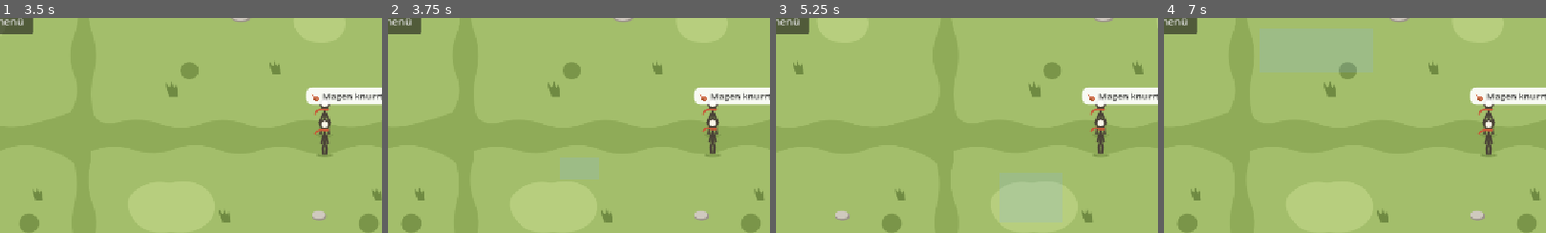
Above: before the commit, frames 1-4 (left to right).
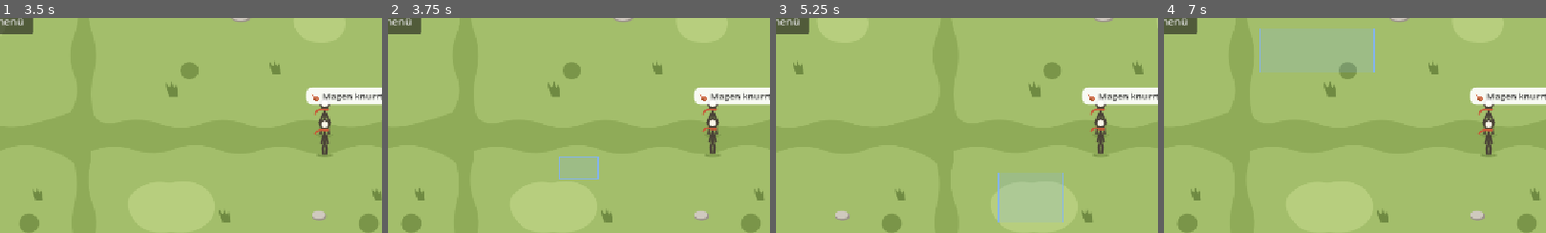
Above: after the commit, the same moments.

Repository: vannon091118/snip-warfare
Game: Godot game, scene res://ui/scenes/hauptmenue.tscn
Same seed, same stepped clock (60 frames per second), same inputs: the game is played once before the commit and once after it.
Inputs (mouse positions are % of the whole screen's width and height, from its top left):
- Up to frame 1 (3.5 s): click "Start" at 0.5 s; click "Hauptmenü" at 1.25 s; click "Start" at 2 s; tap Enter at 2.75 s; move the mouse to (72, 45) at 2.77 s; hold Right (ui_right) from 2.78 s (still down); tap V at 2.85 s; click (72, 45) at 2.92 s
- Up to frame 2 (3.75 s): release Right (ui_right) at 3.5 s; drag from (30, 55) to (45, 70) at 3.52 s
- Up to frame 3 (5.25 s): move the mouse to (60, 28) at 4.27 s; hold Right (ui_right) 4.28-5 s; tap 1 at 4.35 s; drag from (45, 70) to (20, 35) at 5.02 s
- Up to frame 4 (7 s): move the mouse to (80, 65) at 5.77 s; hold Left (ui_left) 5.78-6.5 s; tap V at 5.85 s; drag from (20, 35) to (35, 25) at 6.52 s
The pictures show only the part of the screen within x 8-58%, y 22-72%; the shares and areas given below are measured in that part.

Frame 1 is identical in both runs. In frame 2, 0.2% of the frame differs, in the area x 44-56%, y 64-76%; in frame 3, 0.2%, in the area x 58-76%, y 72-96%; in frame 4, 0.2%.

Commit message:
1. Ihr habt mir einen Engine-Vorschlag zur Auswahl-Logik auf den Tisch gelegt und verlangt Anpassung statt Blindübernahme, also habe ich zuerst die echte Kette gelesen und gewogen was zur Architektur passt und was eine Parallelwahrheit sähen würde. 2. Das selbstzeichnende Rechteck ist gezogen: ui/scenes/selection/auswahl_rechteck.gd malt nun per _draw eigene Füllung und Rand statt einen skalierenden ColorRect zu missbrauchen, die Farben liegen als exportierte Felder offen und der Vertrag rechteck_setzen und rechteck_verbergen blieb unangetastet. 3. Die Szene world/scenes/prototyp_karte.tscn trägt das Rechteck jetzt als Control statt ColorRect und world/scenes/prototyp_karte.gd hält den Typ der Referenz sauber fest, damit kein Node mehr doppelt im Baum hängt als die Anzeige braucht. 4. Die Physics-Shape-Query habe ich abgelehnt und bewusst nicht eingebaut: Es existiert keine einzige Collision-Form im Projekt, Einheiten sind reine Datenzeilen im Einheit_Manager, eine Query bräuchte Area2D-Körper und würde jede Position ein zweites Mal als Wahrheit halten, was die eingefrorene Baseline mit dem Verbot von Parallelwahrheiten sprengen würde. 5. Der Vorschlag bleibt notiert als echte Option für den Tag an dem Einheiten echte Physics-Körper bekommen, etwa für Kollision im Pathfinding, dann gehört die Abfrage als eigene Zuständigkeitsentscheidung ins Spiel und nicht als Seiteneffekt der Auswahl. 6. Der Beweis steht: Der Headless-Lauf von Godot schweigt vollständig ohne eine einzige Warnung und der volle Preflight bleibt grün mit 105 Klassen und 117 Dateien. 7. Geändert wurden ui/scenes/selection/auswahl_rechteck.gd und world/scenes/prototyp_karte.tscn und world/scenes/prototyp_karte.gd samt shinon/commit_msg.txt, direkt auf main wie befohlen. 8. Noch offen bleibt die Schnellwahl-Rückkehr der Einzelauswahl: Wenn du willst ziehe ich als nächstes den Kamera-Transform der Rechteck-Ecken in die Manager-Maschine, damit Zoom und Rotation die Box nie verfälschen können.

Diff:
--- a/ui/scenes/selection/auswahl_rechteck.gd
+++ b/ui/scenes/selection/auswahl_rechteck.gd
@@ -1,27 +1,40 @@
-extends ColorRect
+extends Control
 ## Selection-Spitze: Auswahl-Rechteck für die Massenwahl. Sie zeichnet nur
 ## den Rahmen zwischen Start- und Endpunkt im Bildschirmraum und sagt, ob
 ## er sichtbar ist. Sie wählt keine Einheiten aus und mischt sich in keine
 ## Job-Kette.
-## Kette: PrototypKarte (Eingabe) -> rechteck_setzen(start, ende) -> Sichtbarkeit.
+## Kette: PrototypKarte (Eingabe) -> rechteck_setzen(start, ende) -> _draw().
+## Zeichnet sich selbst statt einen unterlegten ColorRect zu skalieren:
+## ein Node weniger im Baum, Farben konfigurierbar über exports.
 
 ## Kategorie daten: der aktuelle Rahmen als Zustand der Anzeige.
 var zieht_gerade: bool = false
+var _rahmen: Rect2 = Rect2()
 
-## Kategorie logik: Rahmen setzen und verbergen.
+@export var fuellung_farbe: Color = Color(0.5, 0.7, 1.0, 0.18)
+@export var rand_farbe: Color = Color(0.5, 0.7, 1.0, 0.85)
+@export var rand_breite: float = 1.5
+
+## Kategorie logik: Rahmen setzen, verbergen und zeichnen.
 
 func _ready() -> void:
-	color = Color(0.5, 0.7, 1.0, 0.18)
 	visible = false
 	mouse_filter = Control.MOUSE_FILTER_IGNORE
 
 func rechteck_setzen(start_bild: Vector2, ende_bild: Vector2) -> void:
-	var rect := Rect2(start_bild, ende_bild - start_bild).abs()
-	position = rect.position
-	size = rect.size
-	zieht_gerade = rect.size.length() > 6.0
+	_rahmen = Rect2(start_bild, ende_bild - start_bild).abs()
+	zieht_gerade = _rahmen.size.length() > 6.0
 	visible = zieht_gerade
+	queue_redraw()
 
 func rechteck_verbergen() -> void:
 	zieht_gerade = false
 	visible = false
+	queue_redraw()
+
+func _draw() -> void:
+	if not zieht_gerade:
+		return
+	# Füllung und Rand direkt im CanvasLayer-Bildschirmraum; kein Kind-Node nötig.
+	draw_rect(_rahmen, fuellung_farbe, true)
+	draw_rect(_rahmen, rand_farbe, false, rand_breite)
--- a/world/scenes/prototyp_karte.gd
+++ b/world/scenes/prototyp_karte.gd
@@ -38,7 +38,7 @@
 @onready var _spieler: Node2D = %Spieler
 @onready var _tiere: Tier_Manager = %Tiere
 @onready var _hud: VBoxContainer = %HUD
-@onready var _rechteck: ColorRect = %AuswahlRechteck
+@onready var _rechteck: Control = %AuswahlRechteck
 @onready var _kontext: PopupMenu = %KontextMenue
 
 func _ready() -> void:
--- a/world/scenes/prototyp_karte.tscn
+++ b/world/scenes/prototyp_karte.tscn
@@ -76,7 +76,7 @@
 [node name="AuswahlRechteckEbene" type="CanvasLayer" parent="."]
 layer = 10
 
-[node name="AuswahlRechteck" type="ColorRect" parent="AuswahlRechteckEbene"]
+[node name="AuswahlRechteck" type="Control" parent="AuswahlRechteckEbene"]
 unique_name_in_owner = true
 script = ExtResource("9_rechteck")
 
Not shown, changed: shinon/commit_msg.txt
